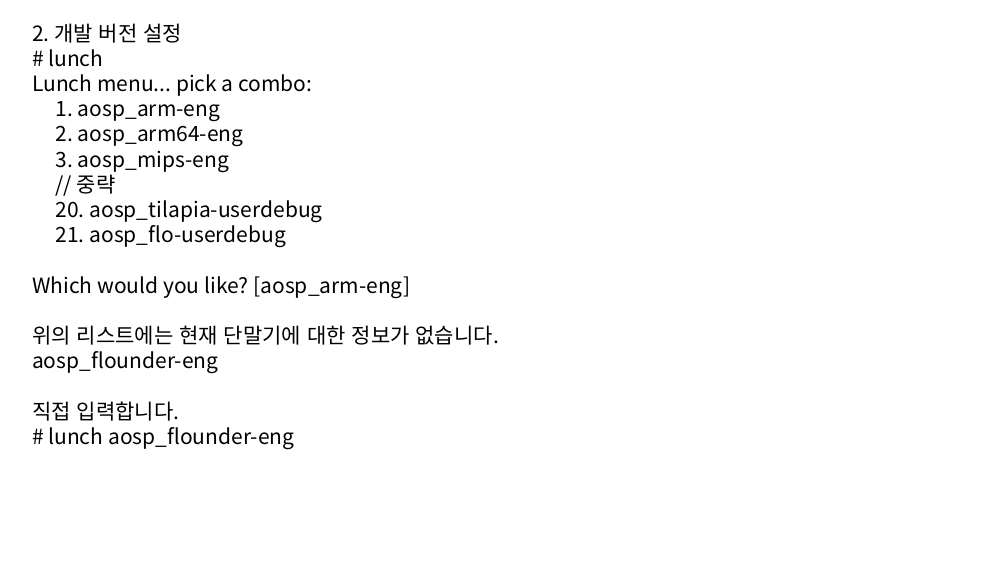
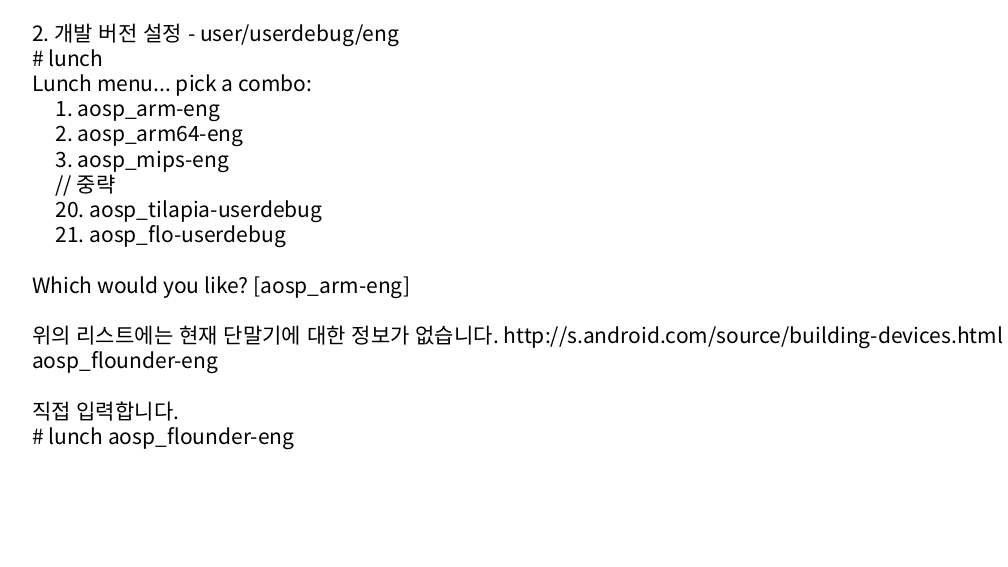
Before and after one commit to beila/ndkclass, a slide deck: slide 12 of lecturer/20150604.pptx. Drawn at 1008x567 pixels with LibreOffice and Linux fonts; fonts in the diff are those of the drawing. Boxes give left, top, right and bottom in pixels: in the first picture for what was removed or moved away, otherwise in the second. Text is boxed around its words. In the diff, an @@ line names an element or a change of style, - is before the commit and + after.

```diff
--- a/lecturer/20150604.pptx
+++ b/lecturer/20150604.pptx
@@ text at (x1=32, y1=23, x2=399, y2=46): text changed @@
-2. 개발 버전 설정
+2. 개발 버전 설정 - user/userdebug/eng
@@ text at (x1=32, y1=325, x2=1003, y2=348): text changed @@
-위의 리스트에는 현재 단말기에 대한 정보가 없습니다.
+위의 리스트에는 현재 단말기에 대한 정보가 없습니다. http://s.android.com/source/building-devices.html
```
Also in this commit, not shown: 5 other slides changed, 2 slides added, 1 slide removed, 8 other files.
